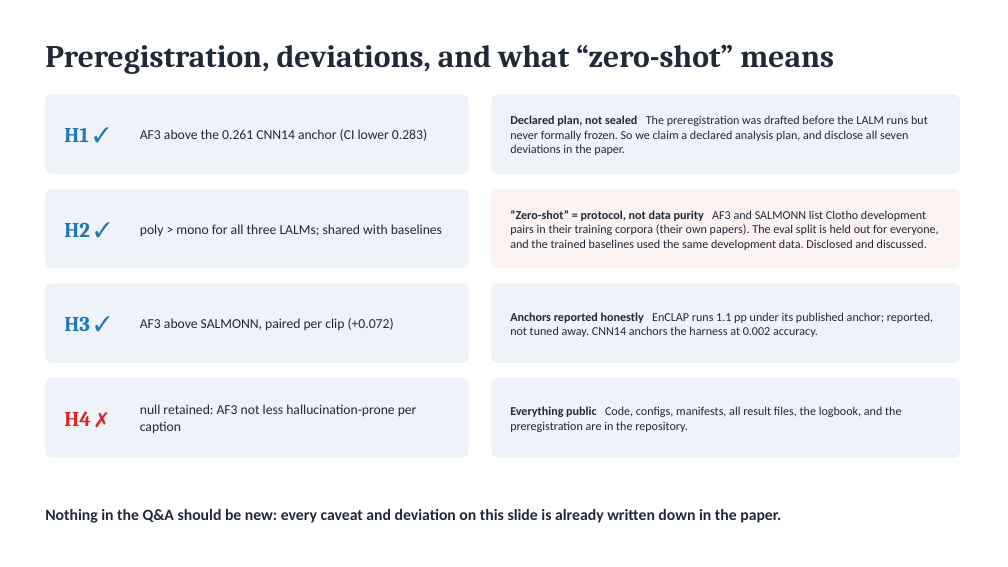
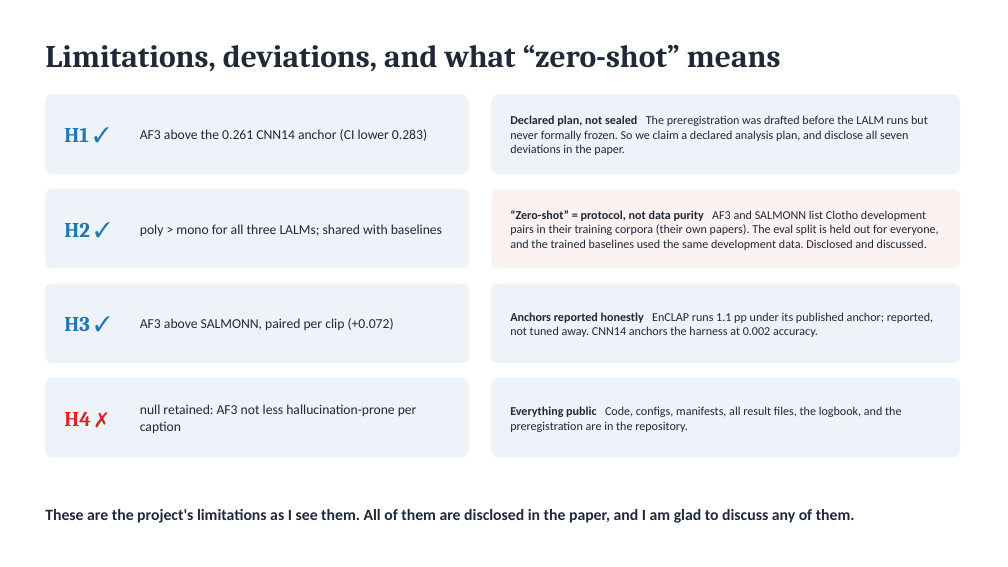
Before and after one commit to Zuraiz270/audio-to-text-captioning-using-LALMs, a slide deck: slide 8 of deliverables/p3/Zuraiz_P3_Final.pptx. Drawn at 1008x567 pixels with LibreOffice and Linux fonts; fonts in the diff are those of the drawing. Boxes give left, top, right and bottom in pixels: in the first picture for what was removed or moved away, otherwise in the second. Text is boxed around its words. In the diff, an @@ line names an element or a change of style, - is before the commit and + after.

Commit message:
fix(p3): reframe slide 8 from defensive to owning limitations
'Nothing in the Q&A should be new' could read as closing the door on
the examiner. Title now 'Limitations, deviations, and what zero-shot
means'; closing line invites discussion: 'These are the project's
limitations as I see them. All of them are disclosed in the paper, and
I am glad to discuss any of them.' Script updated to match ('Every
project has weak points. These are mine, openly.'). Deck rebuilt,
validated, slide re-rendered and inspected.

```diff
--- a/deliverables/p3/Zuraiz_P3_Final.pptx
+++ b/deliverables/p3/Zuraiz_P3_Final.pptx
@@ text at <box>45,45,781,72</box>: text changed @@
-Preregistration, deviations, and what “zero-shot” means
+Limitations, deviations, and what “zero-shot” means
@@ text at <box>45,509,855,523</box>: text changed @@
-Nothing in the Q&A should be new: every caveat and deviation on this slide is already written down in the paper.
+These are the project's limitations as I see them. All of them are disclosed in the paper, and I am glad to discuss any of them.
```
Also in this commit, not shown: 2 other files.
